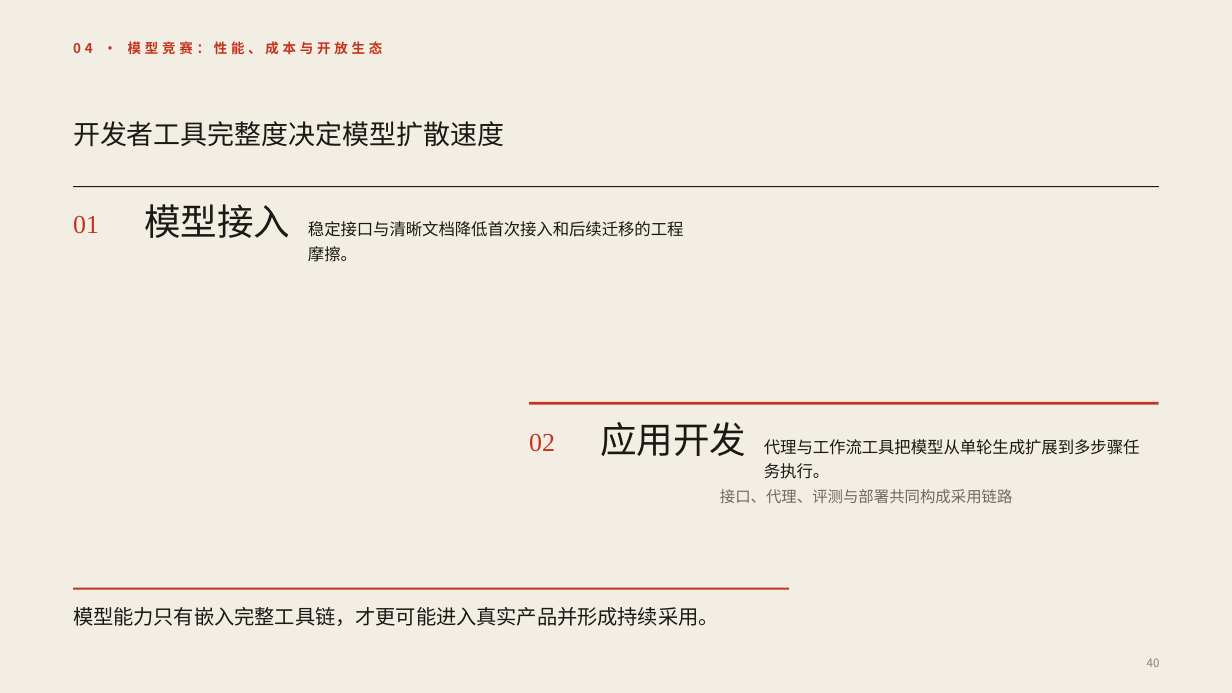
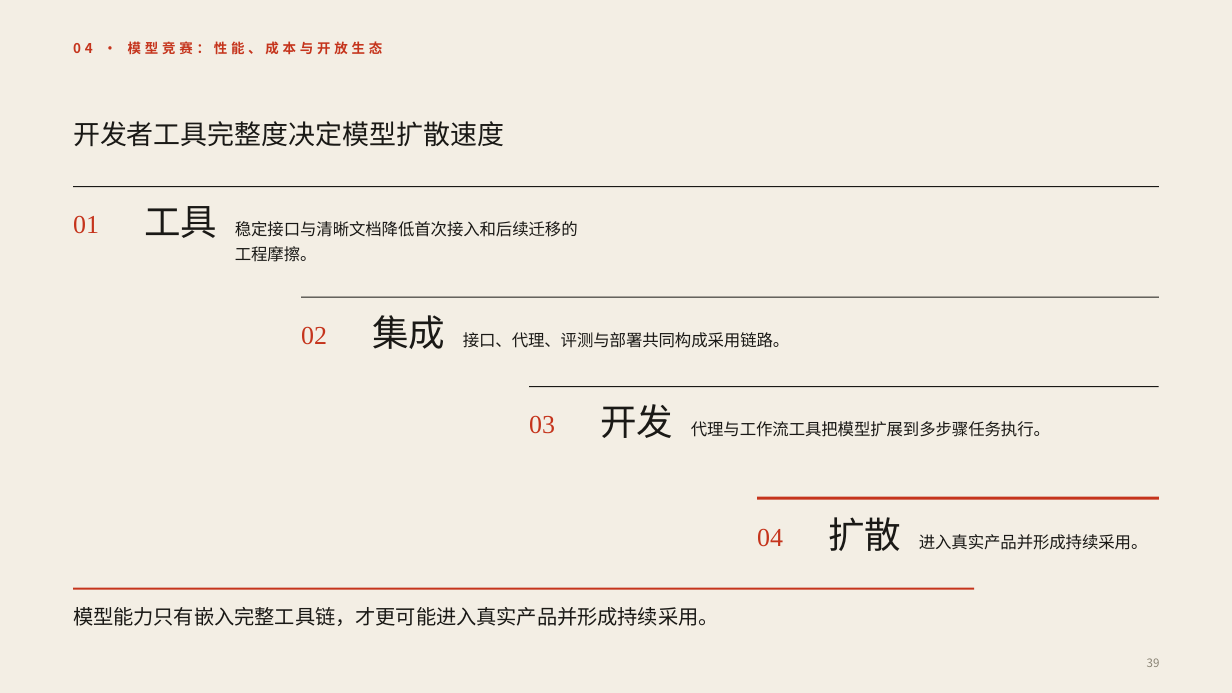
Before and after one commit to Liyilin66/ppt-agent, a slide deck: slide 39 of eval/results/scale-bond-100.pptx (slide 40 before the commit). Drawn at 1232x693 pixels with LibreOffice and Linux fonts; fonts in the diff are those of the drawing. Boxes give left, top, right and bottom in pixels: in the first picture for what was removed or moved away, otherwise in the second. Text is boxed around its words. In the diff, an @@ line names an element or a change of style, - is before the commit and + after.

```diff
--- a/eval/results/scale-bond-100.pptx
+++ b/eval/results/scale-bond-100.pptx
@@ text at box(144, 206, 217, 238): text changed @@
-模型接入
+工具
@@ text "稳定接口与清晰文档降低首次接入和后续迁移的工程摩擦。" rewrapped from box(308, 221, 684, 262) to box(235, 221, 578, 262) @@
@@ rectangle added at box(301, 297, 1159, 298), fill #1A1916 @@
@@ text "02": place and size @@
-text "02" at box(529, 433, 555, 452)
+text "02" at box(301, 326, 327, 345)
@@ text added at box(372, 315, 445, 349), 28.5 pt, text #1A1916 @@
+集成
@@ text at box(463, 332, 790, 348): text changed; size 12 to 12.8 pt; text colour #6F6A5E to #1A1916 @@
-接口、代理、评测与部署共同构成采用链路
+接口、代理、评测与部署共同构成采用链路。
@@ rectangle: place and size @@
-rectangle at box(530, 402, 1160, 405)
+rectangle at box(530, 386, 1160, 387)
@@ rectangle at box(530, 386, 1160, 387): fill #C5341C to #1A1916 @@
@@ text added at box(529, 415, 555, 434), 20.2 pt, text #C5341C @@
+03
@@ text at box(600, 404, 673, 438): text changed @@
-应用开发
+开发
@@ text at box(691, 421, 1050, 437): text changed @@
-代理与工作流工具把模型从单轮生成扩展到多步骤任务执行。
+代理与工作流工具把模型扩展到多步骤任务执行。
@@ rectangle added at box(757, 497, 1159, 500), fill #C5341C @@
@@ text added at box(757, 528, 783, 547), 20.2 pt, text #C5341C @@
+04
@@ text added at box(828, 517, 901, 551), 28.5 pt, text #1A1916 @@
+扩散
@@ text added at box(919, 534, 1148, 550), 12.8 pt, text #1A1916 @@
+进入真实产品并形成持续采用。
@@ rectangle: place and size @@
-rectangle at box(73, 588, 789, 590)
+rectangle at box(73, 588, 974, 590)
@@ text at box(1147, 658, 1160, 667): text changed @@
-40
+39
```
Also in this commit, not shown: 66 other slides changed, 1 slide added, 2 slides removed, 5 other files.
